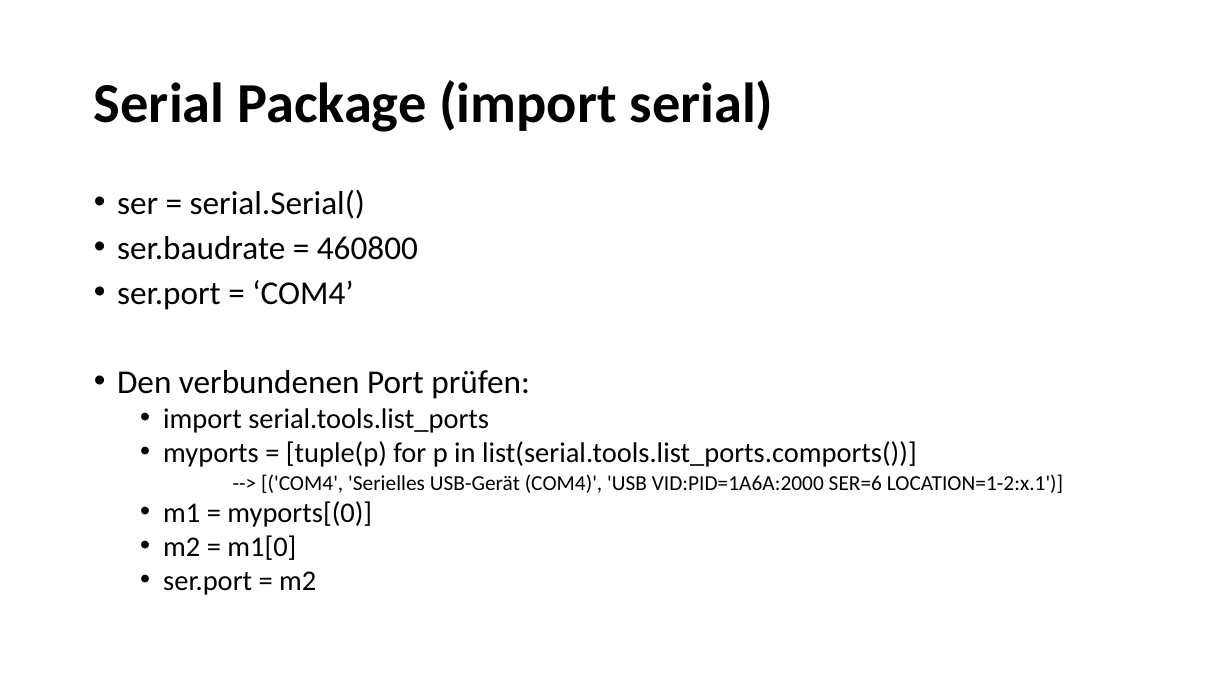
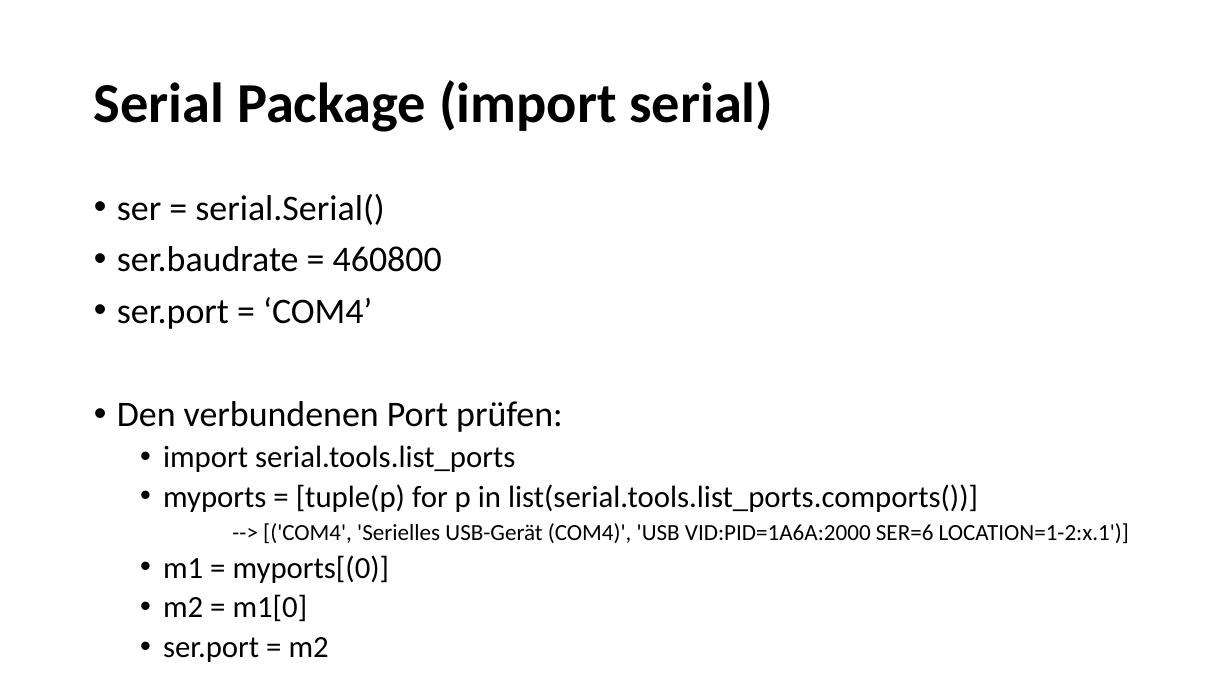
Before and after one commit to Antimoon51/Synthesizer, a slide deck: slide 14 of Präsentation_Synthesizer_Interface.pptx (slide 6 before the commit). Drawn at 1232x693 pixels with LibreOffice and Linux fonts; fonts in the diff are those of the drawing. Boxes give left, top, right and bottom in pixels: in the first picture for what was removed or moved away, otherwise in the second. Text is boxed around its words. In the diff, an @@ line names an element or a change of style, - is before the commit and + after.

```diff
--- a/Präsentation_Synthesizer_Interface.pptx
+++ b/Präsentation_Synthesizer_Interface.pptx
@@ text "ser = serial.Serial()" at (117, 194, 1129, 622): size 25.9 to 28 pt in "ser = serial.Serial()", "ser.baudrate = 460800", "ser.port = ‘COM4’", "Den verbundenen Port prüfen:"; size 22.2 to 24 pt in "import serial.tools.list_ports", "myports = [tuple(p) for p in list(serial.tools.list_ports.co ...", "m1 = myports[(0)]", "m2 = m1[0]" and 1 more places; size 16.6 to 18 pt in "--> [('COM4', 'Serielles USB-Gerät (COM4)', 'USB VID:PID=1A6 ..."; line spacing 0.8 to 0.9; list level 4 to 1 in "--> [('COM4', 'Serielles USB-Gerät (COM4)', ..." @@
```
Also in this commit, not shown: 4 other slides changed, 8 slides added.
